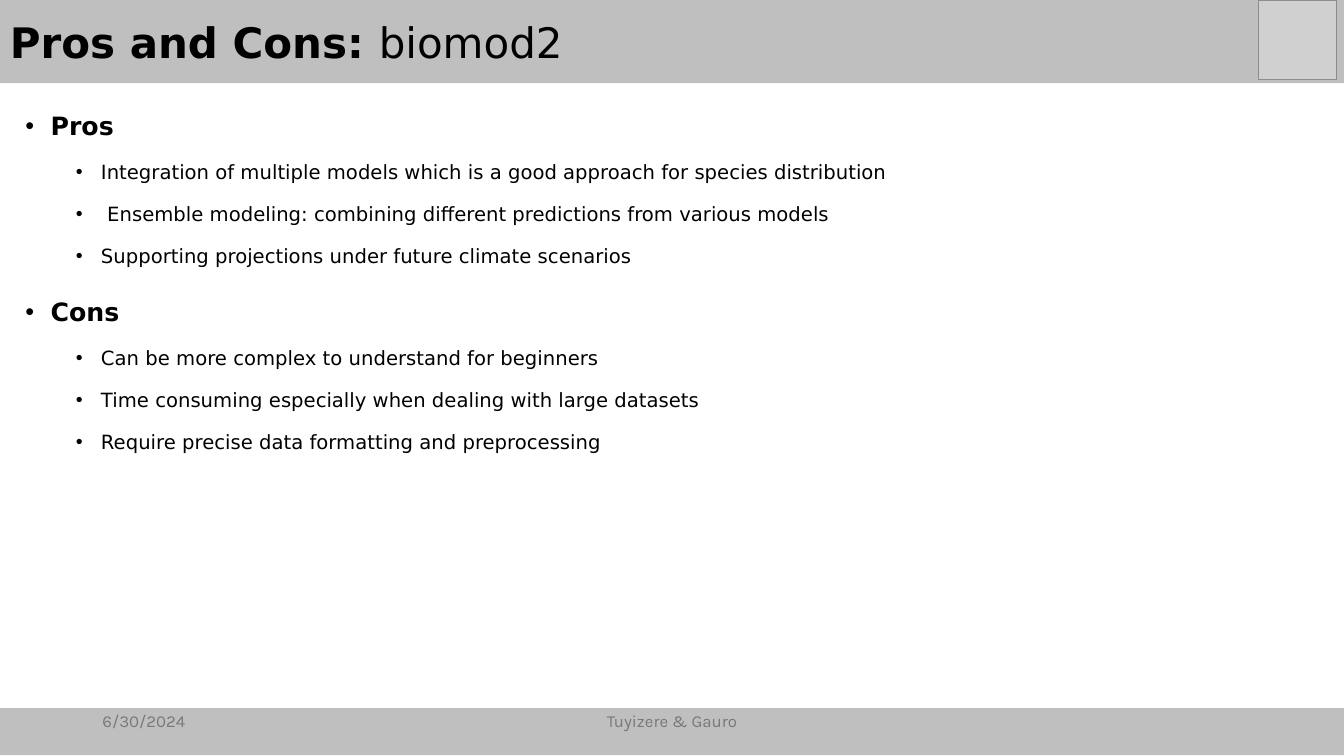
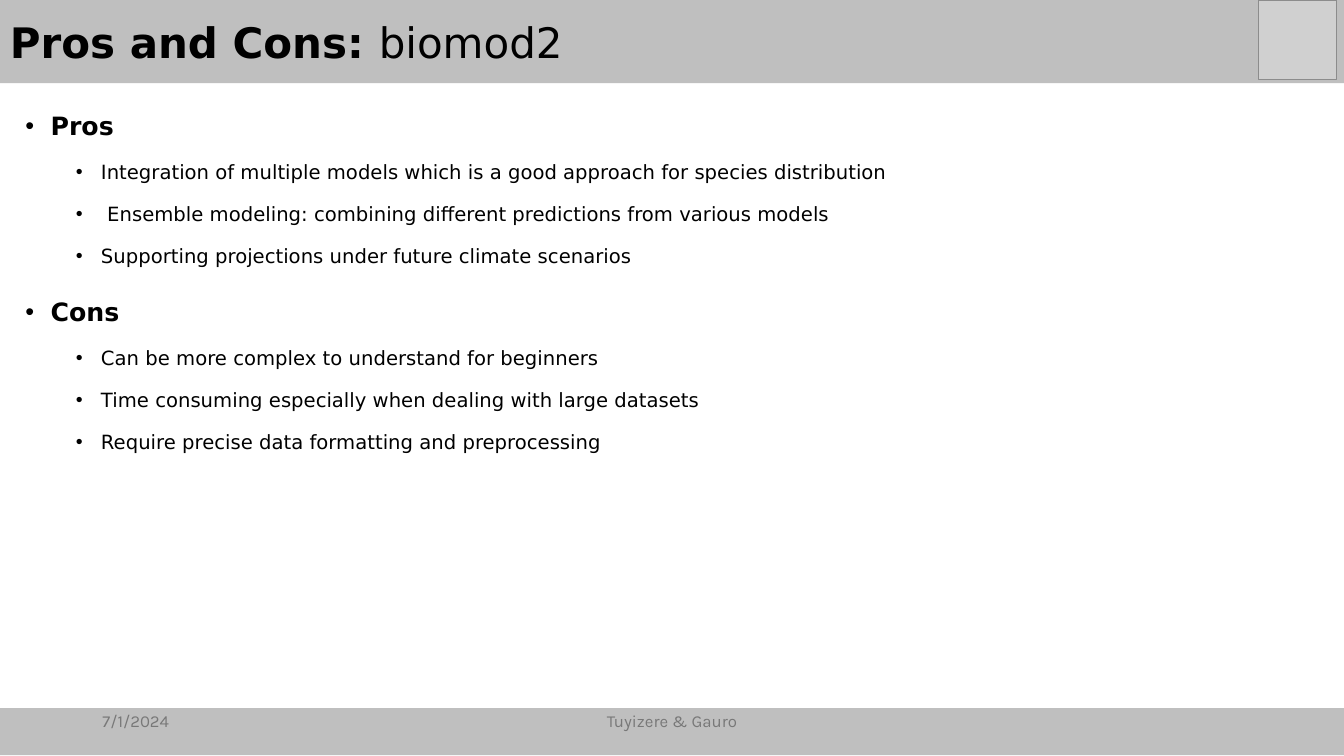
Before and after one commit to ReznaGauro/SDM_Panthera_tigris, a slide deck: slide 8 of Presentation/Panthera_tigris_modeling_in Nepal.pptm (slide 6 before the commit). Drawn at 1344x756 pixels with LibreOffice and Linux fonts; fonts in the diff are those of the drawing; grey boxes stand for pictures. Boxes give left, top, right and bottom in pixels: in the first picture for what was removed or moved away, otherwise in the second. Text is boxed around its words. In the diff, an @@ line names an element or a change of style, - is before the commit and + after.

```diff
--- a/Presentation/Panthera_tigris_modeling_in Nepal.pptm
+++ b/Presentation/Panthera_tigris_modeling_in Nepal.pptm
@@ text at (102,715,169,728): text changed @@
-6/30/2024
+7/1/2024
```
Also in this commit, not shown: 4 other slides changed, 3 slides added, 1 slide removed, 1 other file.
